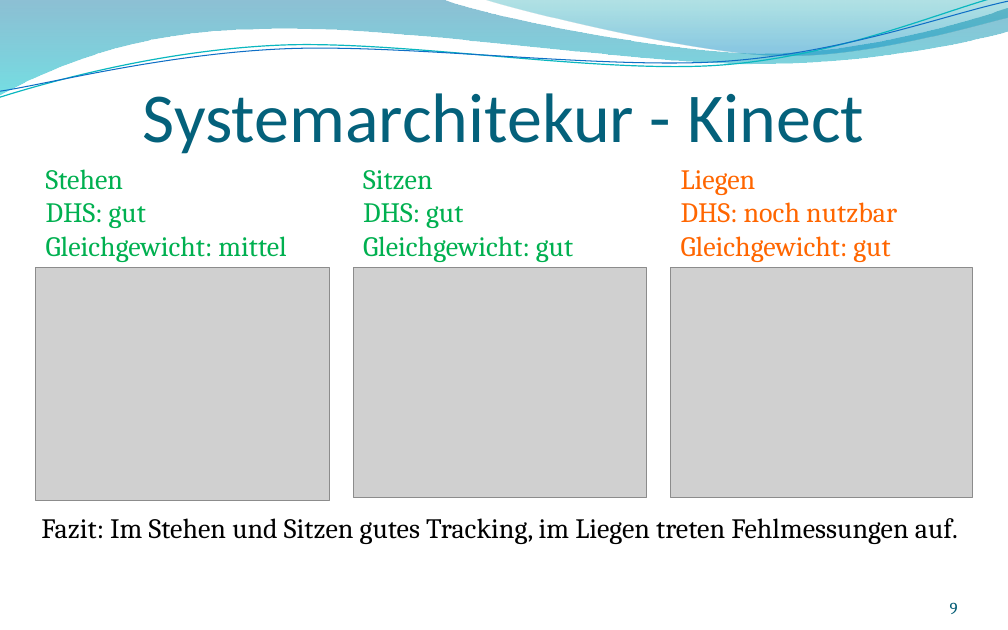
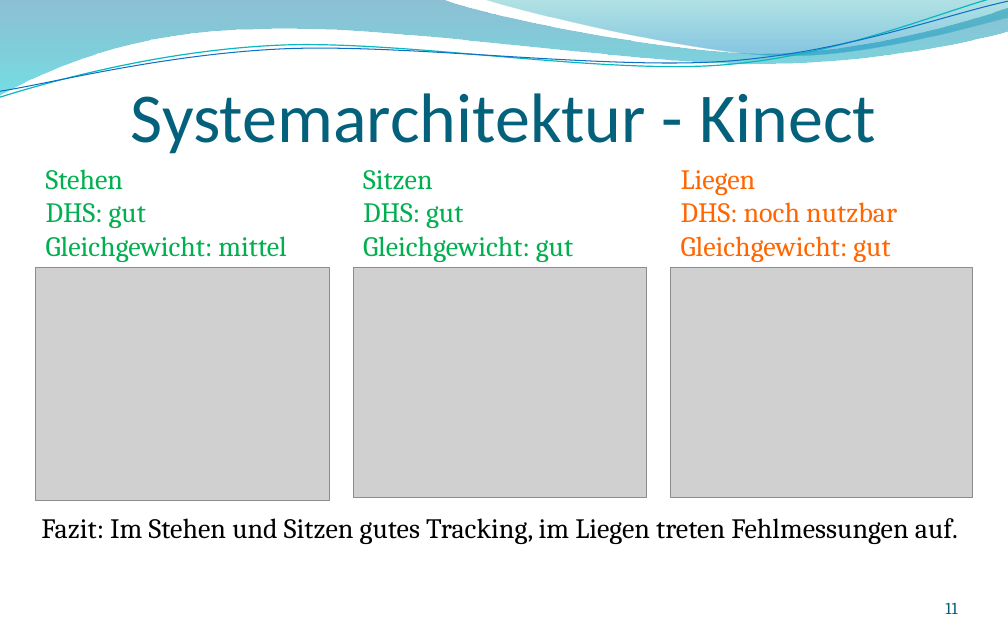
Before and after one commit to andreasdietze/Rift-Wingsuit, a slide deck: slide 11 of Präsentationen/Finale Präsentation/Finale-Präsentation-Rift-Wingsuit.pptx (slide 9 before the commit). Drawn at 1008x630 pixels with LibreOffice and Linux fonts; fonts in the diff are those of the drawing; grey boxes stand for pictures; background and template pictures are left out. Boxes give left, top, right and bottom in pixels: in the first picture for what was removed or moved away, otherwise in the second. Text is boxed around its words. In the diff, an @@ line names an element or a change of style, - is before the commit and + after.

```diff
--- a/Präsentationen/Finale Präsentation/Finale-Präsentation-Rift-Wingsuit.pptx
+++ b/Präsentationen/Finale Präsentation/Finale-Präsentation-Rift-Wingsuit.pptx
@@ title at (131, 93, 876, 154): text changed @@
-Systemarchitekur - Kinect
+Systemarchitektur - Kinect
@@ page number at (945, 603, 957, 614): text changed @@
-9
+11
```
Also in this commit, not shown: 10 other slides changed, 2 slides added.
